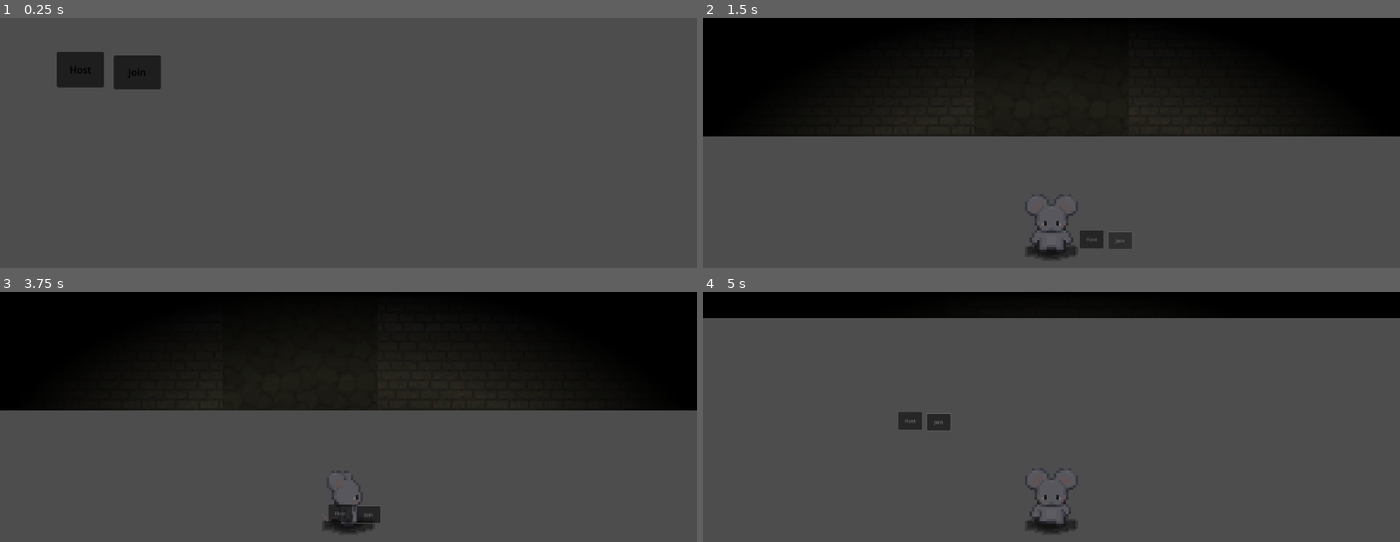
Above: before the commit, frames 1-4 (two rows, left to right).
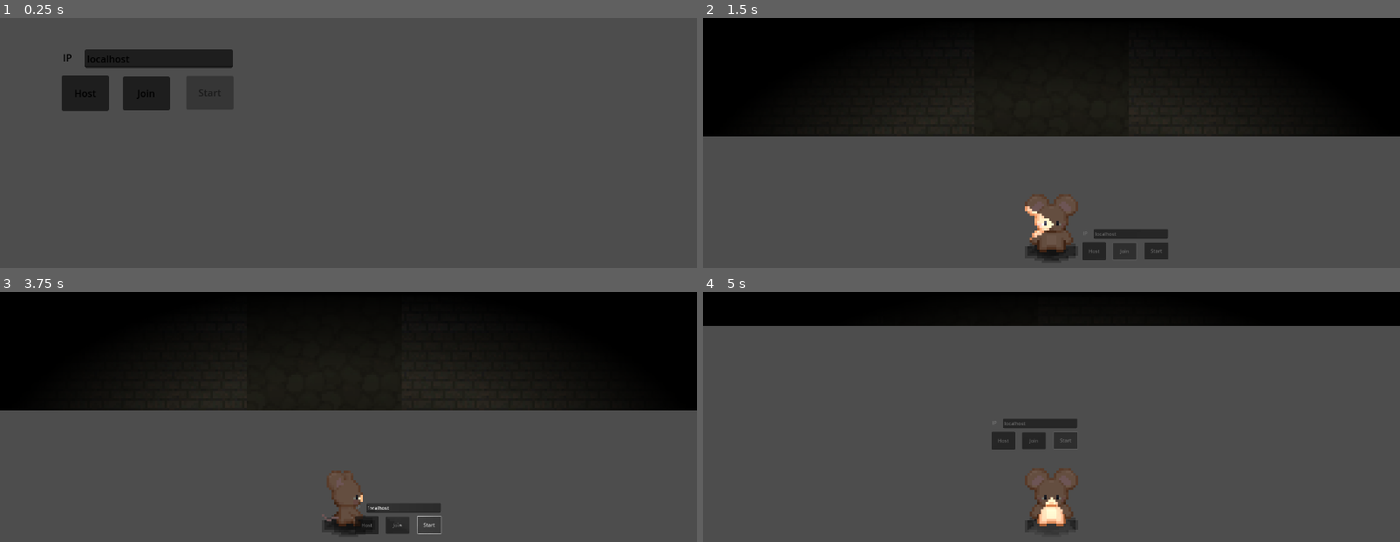
Above: after the commit, the same moments.

Repository: ej31415/Rat
Game: Godot game, scene res://main.tscn
Two runs of this game, one before a commit and one after it. Both use one fixed random seed, a clock stepped at 60 frames per second and the inputs below.
Inputs (mouse positions are in pixels of both pictures, inside the frame that each line leads up to):
- Up to frame 1 (0.25 s): no input
- Up to frame 2 (1.5 s): click "Host" at 0.5 s; click "Join" at 1.25 s
- Up to frame 3 (3.75 s): click (453, 524) at 2 s, where only the run after the commit has a clickable "Start"; click (453, 524) at 2.75 s, where only the run after the commit has a clickable "Start"; hold D (RIGHT) from 3.53 s (still down); hold Shift (SHIFT) from 3.53 s (still down)
- Up to frame 4 (5 s): release D (RIGHT) at 4.28 s; release Shift (SHIFT) at 4.28 s; hold S (DOWN) from 4.28 s (still down); tap Shift (SHIFT) at 4.35 s

The runs differ from the first frame. In frame 1, 3.2% of the frame differs, in the area x 8-34%, y 12-38%; in frame 2, 2.0%; in frame 3, 1.6%; in frame 4, 5.7%, in the area x 0-100%, y 10-97%.

Commit message:
movement and maze finally working

Diff:
--- a/brown_mouse.gd
+++ b/brown_mouse.gd
@@ -1,4 +1,5 @@
 extends Player
 
 func _ready() -> void:
+	super._ready()
 	print("initialized brown mouse")
--- a/brown_mouse.tscn
+++ b/brown_mouse.tscn
@@ -138,6 +138,12 @@
 properties/0/path = NodePath(".:position")
 properties/0/spawn = true
 properties/0/replication_mode = 1
+properties/1/path = NodePath("AnimatedSprite2D:animation")
+properties/1/spawn = true
+properties/1/replication_mode = 1
+properties/2/path = NodePath("AnimatedSprite2D:frame")
+properties/2/spawn = true
+properties/2/replication_mode = 1
 
 [node name="BrownMouse" type="CharacterBody2D"]
 script = ExtResource("1_2yxuw")
--- a/gray_mouse.gd
+++ b/gray_mouse.gd
@@ -1,9 +1,5 @@
 extends Player
 
 func _ready() -> void:
+	super._ready()
 	print("initialized gray mouse")
-
-func _physics_process(delta: float) -> void:
-	if is_multiplayer_authority():
-		$Camera2D.make_current()
-	super._physics_process(delta)
--- a/gray_mouse.tscn
+++ b/gray_mouse.tscn
@@ -138,6 +138,12 @@
 properties/0/path = NodePath(".:position")
 properties/0/spawn = true
 properties/0/replication_mode = 1
+properties/1/path = NodePath("AnimatedSprite2D:frame")
+properties/1/spawn = true
+properties/1/replication_mode = 1
+properties/2/path = NodePath("AnimatedSprite2D:animation")
+properties/2/spawn = true
+properties/2/replication_mode = 1
 
 [node name="GrayMouse" type="CharacterBody2D"]
 script = ExtResource("1_fvefs")
--- a/main.gd
+++ b/main.gd
@@ -1,22 +1,53 @@
 extends Node2D
 
 var peer = ENetMultiplayerPeer.new()
-@export var player_scene: PackedScene
+@export var gray_mouse: PackedScene
+@export var brown_mouse: PackedScene
+@export var sb_mouse: PackedScene
+@export var tan_mouse: PackedScene
+var mice = []
+
+func _init() -> void:
+	gray_mouse = preload("res://gray_mouse.tscn")
+	brown_mouse = preload("res://brown_mouse.tscn")
+	sb_mouse = preload("res://sb_mouse.tscn")
+	tan_mouse = preload("res://tan_mouse.tscn")
+	mice = [gray_mouse, brown_mouse, sb_mouse, tan_mouse]
 
 func _on_host_pressed():
 	peer.create_server(135)
 	multiplayer.multiplayer_peer = peer
 	multiplayer.peer_connected.connect(_add_player)
 	_add_player()
+	$start.disabled = false
 
 func _add_player(id = 1):
-	var player = player_scene.instantiate()
-	player.name = str(id)
-	call_deferred("add_child", player)
+	if len(mice) > 0:
+		var rng = RandomNumberGenerator.new()
+		var idx = rng.randi_range(0, len(mice) - 1)
+		var mouse = mice[idx]
+		var player = mouse.instantiate()
+		mice.pop_at(idx)
+		player.name = str(id)
+		call_deferred("add_child", player)
 
 func _on_join_pressed():
-	peer.create_client("localhost", 135)
+	peer.create_client($ip.text, 135)
 	multiplayer.multiplayer_peer = peer
+
+func _on_start_pressed():
+	var maze = $Map.get_maze()
+	var offset = $Map.get_offset()
+	start_helper.rpc(maze, offset)
+
+@rpc("call_local")
+func start_helper(maze: Array, offset: Vector2i):
+	$Map.erase_maze(maze, offset)
+	$Map.build_maze(maze, offset)
+	for child in get_tree().get_nodes_in_group("player"):
+		if not child.has_method("starter"):
+			continue
+		child.starter()
 
 # Constructed for testing purposes only.
 
--- a/main.tscn
+++ b/main.tscn
@@ -1,10 +1,13 @@
-[gd_scene load_steps=15 format=3 uid="uid://d055hmy0w3mmb"]
+[gd_scene load_steps=18 format=3 uid="uid://d055hmy0w3mmb"]
 
 [ext_resource type="Script" path="res://main.gd" id="1_s4k2t"]
 [ext_resource type="Script" path="res://map.gd" id="2_4s054"]
-[ext_resource type="PackedScene" uid="uid://be70b1rbh61b3" path="res://gray_mouse.tscn" id="2_nn2rc"]
+[ext_resource type="PackedScene" uid="uid://be70b1rbh61b3" path="res://gray_mouse.tscn" id="2_ce6oi"]
+[ext_resource type="PackedScene" uid="uid://cip1oahpmpagq" path="res://brown_mouse.tscn" id="3_v3yxy"]
 [ext_resource type="Texture2D" uid="uid://iyrxxy6o6sts" path="res://assets/Tile Sets/Floors/floor.jpg" id="4_8xaux"]
+[ext_resource type="PackedScene" uid="uid://75nausi002r2" path="res://sb_mouse.tscn" id="4_dcep3"]
 [ext_resource type="Texture2D" uid="uid://b1yqxuo30e6kr" path="res://assets/Tile Sets/Walls/Walls 6.png" id="4_jaqq8"]
+[ext_resource type="PackedScene" uid="uid://bga65g3uwmuq1" path="res://tan_mouse.tscn" id="5_i607l"]
 [ext_resource type="Texture2D" uid="uid://03qlcaq8dcgo" path="res://assets/Tile Sets/Walls/Walls.jpg" id="6_j188n"]
 
 [sub_resource type="TileSetAtlasSource" id="TileSetAtlasSource_1oqjg"]
@@ -51,10 +54,13 @@
 sources/0 = SubResource("TileSetAtlasSource_1afth")
 sources/2 = SubResource("TileSetAtlasSource_2knl5")
 
-[node name="main" type="Node2D"]
+[node name="main" type="Node2D" groups=["player"]]
 y_sort_enabled = true
 script = ExtResource("1_s4k2t")
-player_scene = ExtResource("2_nn2rc")
+gray_mouse = ExtResource("2_ce6oi")
+brown_mouse = ExtResource("3_v3yxy")
+sb_mouse = ExtResource("4_dcep3")
+tan_mouse = ExtResource("5_i607l")
 
 [node name="Map" type="Node2D" parent="."]
 y_sort_enabled = true
@@ -72,21 +78,43 @@
 [node name="StartPosition" type="Marker2D" parent="."]
 
 [node name="host" type="Button" parent="."]
-offset_left = 94.0
-offset_top = 56.0
-offset_right = 172.0
-offset_bottom = 115.0
+offset_left = 102.0
+offset_top = 95.0
+offset_right = 180.0
+offset_bottom = 154.0
 text = "Host"
 
 [node name="join" type="Button" parent="."]
-offset_left = 188.0
-offset_top = 62.0
-offset_right = 266.0
-offset_bottom = 118.0
+offset_left = 203.0
+offset_top = 97.0
+offset_right = 281.0
+offset_bottom = 153.0
 text = "Join"
 
+[node name="start" type="Button" parent="."]
+offset_left = 308.0
+offset_top = 96.0
+offset_right = 386.0
+offset_bottom = 152.0
+disabled = true
+text = "Start"
+
+[node name="label" type="Label" parent="."]
+offset_left = 104.0
+offset_top = 54.0
+offset_right = 144.0
+offset_bottom = 77.0
+text = "IP"
+
+[node name="ip" type="LineEdit" parent="."]
+offset_left = 140.0
+offset_top = 52.0
+offset_right = 385.0
+offset_bottom = 83.0
+text = "localhost"
+
 [node name="MultiplayerSpawner" type="MultiplayerSpawner" parent="."]
-_spawnable_scenes = PackedStringArray("res://tan_mouse.tscn", "res://gray_mouse.tscn")
+_spawnable_scenes = PackedStringArray("res://tan_mouse.tscn", "res://gray_mouse.tscn", "res://brown_mouse.tscn", "res://sb_mouse.tscn")
 spawn_path = NodePath("..")
 
 [node name="CanvasModulate" type="CanvasModulate" parent="."]
@@ -95,3 +123,4 @@
 [connection signal="ready" from="Map" to="." method="_ready"]
 [connection signal="pressed" from="host" to="." method="_on_host_pressed"]
 [connection signal="pressed" from="join" to="." method="_on_join_pressed"]
+[connection signal="pressed" from="start" to="." method="_on_start_pressed"]
--- a/map.gd
+++ b/map.gd
@@ -1,4 +1,7 @@
 extends Node2D
+
+var final_maze
+var final_offset
 
 func _init_matrix(m: int, n: int, val: int) -> Array:
 	var mat := []
@@ -171,13 +174,26 @@
 			elif mat[r][c] == 2:
 				$Walls.set_cell(Vector2i(c, r) + offset, 2, Vector2i(0, 1))
 
+func erase_maze(mat: Array, offset: Vector2i):
+	for r in range(len(mat)):
+		for c in range(len(mat[r])):
+			$Floor.erase_cell(Vector2i(c, r) + offset)
+			$Walls.erase_cell(Vector2i(c, r) + offset)
 
 # Called when the node enters the scene tree for the first time.
 func _ready() -> void:
 	var maze := _adjust_wall_types(_horizontal_stretch(_vertical_stretch(generate_maze(15, 15), 2), 2))
 	_pretty_print_mat(maze)
-	build_maze(maze, Vector2i(-len(maze[0])/2, -len(maze)-1))
-
+	var offset := Vector2i(-len(maze[0])/2, -len(maze)-1)
+	build_maze(maze, offset)
+	final_maze = maze
+	final_offset = offset
+
+func get_maze():
+	return final_maze
+
+func get_offset():
+	return final_offset
 
 # Called every frame. 'delta' is the elapsed time since the previous frame.
 func _process(delta: float) -> void:
--- a/player.gd
+++ b/player.gd
@@ -2,64 +2,83 @@
 
 class_name Player
 
-enum Roles {MOUSE, RAT, SHERIFF}
+static var roles = ["mouse", "mouse", "sheriff", "rat"]
+static var rng = RandomNumberGenerator.new()
 
 const SPEED = 400.0
 var anim = "static front"
-var role = Roles.RAT
+var role = ""
+var started = false
+
+func _init() -> void:
+	var idx = rng.randi_range(0, len(roles) - 1)
+	role = roles[idx]
+	roles.pop_at(idx)
+	started = false
 
 func _enter_tree() -> void:
 	set_multiplayer_authority(name.to_int())
 
+func _ready():
+	add_to_group("player")
+	if role == "":
+		print("role not set")
+
+func starter():
+	if is_multiplayer_authority():
+		$Camera2D.make_current()
+		started = true
+
 func _physics_process(delta: float) -> void:
 	# Get the input direction and handle the movement/deceleration.
-	var direction := Input.get_vector("LEFT", "RIGHT", "UP", "DOWN").normalized()
-	if role == Roles.RAT and Input.is_action_pressed("SHIFT"):
-		direction *= 2.0
-		$AnimatedSprite2D.speed_scale = 2.0
-	else:
-		$AnimatedSprite2D.speed_scale = 1.0
-	if is_multiplayer_authority():
-		if direction:
-			velocity = direction * SPEED
+	if is_multiplayer_authority() and started:
+		var direction := Input.get_vector("LEFT", "RIGHT", "UP", "DOWN").normalized()
+		if role == "rat" and Input.is_action_pressed("SHIFT"):
+			direction *= 2.0
+			$AnimatedSprite2D.speed_scale = 2.0
 		else:
-			velocity = Vector2.ZERO
+			$AnimatedSprite2D.speed_scale = 1.0
+		if is_multiplayer_authority():
+			if direction:
+				velocity = direction * SPEED
+			else:
+				velocity = Vector2.ZERO
 
-	move_and_slide()
+		move_and_slide()
 
-	# Set sprite orientation
-	if velocity.x < 0:
-		anim = "left"
-		$Vision.position = Vector2(-40, 0)
-		$Vision.scale = Vector2(1, 1)
-		$Vision.rotation_degrees = 0
-	elif velocity.y > 0:
-		anim = "front"
-		$Vision.position = Vector2(-35, 40)
-		$Vision.scale = Vector2(1, 1)
-		$Vision.rotation_degrees = -90
-	elif velocity.y < 0:
-		anim = "gyatt"
-		$Vision.position = Vector2(35, 10)
-		$Vision.scale = Vector2(1, 1)
-		$Vision.rotation_degrees = 90
-	elif velocity.x > 0:
-		anim = "right"
-		$Vision.position = Vector2(40, 0)
-		$Vision.scale = Vector2(-1, 1)
-		$Vision.rotation_degrees = 0
-	else:
-		if anim == "left":
-			anim = "static left"
-		elif anim == "right":
-			anim = "static right"
-		elif anim == "gyatt":
-			anim = "static gyatt"
-		elif anim == "front":
-			anim = "static front"
+		# Set sprite orientation
+		if velocity.x < 0:
+			anim = "left"
+			$Vision.position = Vector2(-40, 0)
+			$Vision.scale = Vector2(1, 1)
+			$Vision.rotation_degrees = 0
+		elif velocity.y > 0:
+			anim = "front"
+			$Vision.position = Vector2(-35, 40)
+			$Vision.scale = Vector2(1, 1)
+			$Vision.rotation_degrees = -90
+		elif velocity.y < 0:
+			anim = "gyatt"
+			$Vision.position = Vector2(35, 10)
+			$Vision.scale = Vector2(1, 1)
+			$Vision.rotation_degrees = 90
+		elif velocity.x > 0:
+			anim = "right"
+			$Vision.position = Vector2(40, 0)
+			$Vision.scale = Vector2(-1, 1)
+			$Vision.rotation_degrees = 0
+		else:
+			if anim == "left":
+				anim = "static left"
+			elif anim == "right":
+				anim = "static right"
+			elif anim == "gyatt":
+				anim = "static gyatt"
+			elif anim == "front":
+				anim = "static front"
 
-	$AnimatedSprite2D.animation = anim
-	if velocity.length() > 0:
-		$AnimatedSprite2D.play()
-	else:
-		$AnimatedSprite2D.stop()
+		$AnimatedSprite2D.animation = anim
+		if velocity.length() > 0:
+			$AnimatedSprite2D.play()
+		else:
+			$AnimatedSprite2D.stop()
--- a/project.godot
+++ b/project.godot
@@ -14,6 +14,10 @@
 run/main_scene="res://main.tscn"
 config/features=PackedStringArray("4.3", "Forward Plus")
 config/icon="res://icon.svg"
+
+[global_group]
+
+player=""
 
 [input]
 
--- a/sb_mouse.gd
+++ b/sb_mouse.gd
@@ -1,4 +1,5 @@
 extends Player
 
 func _ready() -> void:
+	super._ready()
 	print("initialized strawberry blonde mouse")
--- a/sb_mouse.tscn
+++ b/sb_mouse.tscn
@@ -138,6 +138,12 @@
 properties/0/path = NodePath(".:position")
 properties/0/spawn = true
 properties/0/replication_mode = 1
+properties/1/path = NodePath("AnimatedSprite2D:frame")
+properties/1/spawn = true
+properties/1/replication_mode = 1
+properties/2/path = NodePath("AnimatedSprite2D:animation")
+properties/2/spawn = true
+properties/2/replication_mode = 1
 
 [node name="SBMouse" type="CharacterBody2D"]
 script = ExtResource("1_2m8vg")
--- a/tan_mouse.gd
+++ b/tan_mouse.gd
@@ -1,4 +1,5 @@
 extends Player
 
 func _ready() -> void:
+	super._ready()
 	print("initialized tan mouse")
--- a/tan_mouse.tscn
+++ b/tan_mouse.tscn
@@ -138,6 +138,12 @@
 properties/0/path = NodePath(".:position")
 properties/0/spawn = true
 properties/0/replication_mode = 1
+properties/1/path = NodePath("AnimatedSprite2D:animation")
+properties/1/spawn = true
+properties/1/replication_mode = 1
+properties/2/path = NodePath("AnimatedSprite2D:frame")
+properties/2/spawn = true
+properties/2/replication_mode = 1
 
 [node name="TanMouse" type="CharacterBody2D"]
 script = ExtResource("1_bx85c")
Not shown: 1 places in player.tscn that only renumber resources
